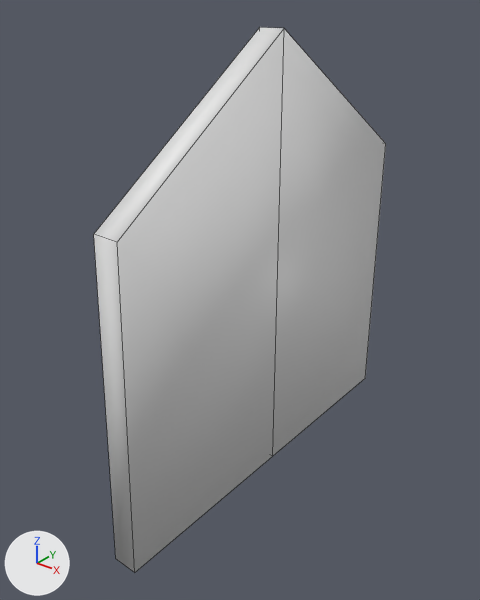
Renders of the FBX model Blender/caveDoor.fbx from each side of a commit.
Before and after are seen from a 50 mm camera at (-2.11, -0.14, 3.19) aimed at (-4.78, 3.21, 1.12). Lighting does not change. The marker at lower left points along +X, +Y and +Z. Mesh edges are drawn as thin lines.

The scene before the commit, as lines of its bpy script (objects in view):
```python
me_cube_001 = bpy.data.meshes.new('Cube.001')
me_cube_001.from_pydata(...)  # 12 vertices, 10 faces; spans x -0.09..0.09, y -1.51..1.51, z -1.29..1.93
ob_cube = bpy.data.objects.new('Cube', me_cube_001)
ob_cube.location = (-4.689, 3.402, 0.987)
ob_cube.rotation_euler = (-0.0000139, 0.0, 3.135)  # degrees (0, 0, 180)
```
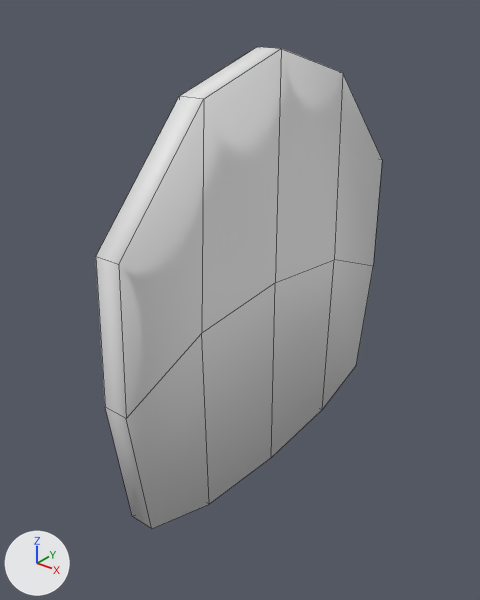
Where the change shows, as pixel boxes [x1, y1, x2, y2] in the pictures (480 x 600 px):
'Cube', reshaped, rescaled, turned: before [94, 27, 386, 572]; after [96, 47, 382, 529]

Edits to the bpy script that builds the scene:
```text
Add mat_cavedoor:
    mat_cavedoor = principled_material('caveDoor')
    mat_cavedoor.base_color = (0.8, 0.8, 0.8)  # white #e7e7e7
    mat_cavedoor.roughness = 0.553
Change me_cube_001:
    used by ob_cube; location = (-4.689, 3.402, 0.987); rotation_euler = (-0.0000139, 0.0, 3.135), in degrees (0, 0, 180)
    remove me_cube_001.from_pydata(...)  # 12 vertices, 10 faces; spans x -0.09..0.09, y -1.51..1.51, z -1.29..1.93
    add me_cube_001.from_pydata(...)  # 30 vertices, 28 faces; spans x -10.16..10.16, y -147.05..145.26, z -129.41..181.86
    me_cube_001 part 1: the whole mesh is rebuilt
    add me_cube_001.materials.append(mat_cavedoor)  # white #e7e7e7
Change ob_cube:
    ob_cube.rotation_euler: (-0.0000139, 0.0, 3.135) -> (0.0, 0.0, 0.0)  # degrees (0, 0, 180) -> degrees (0, 0, 0)
    ob_cube.scale: (1.0, 1.0, 1.0) -> (0.01, 0.01, 0.01)
```
